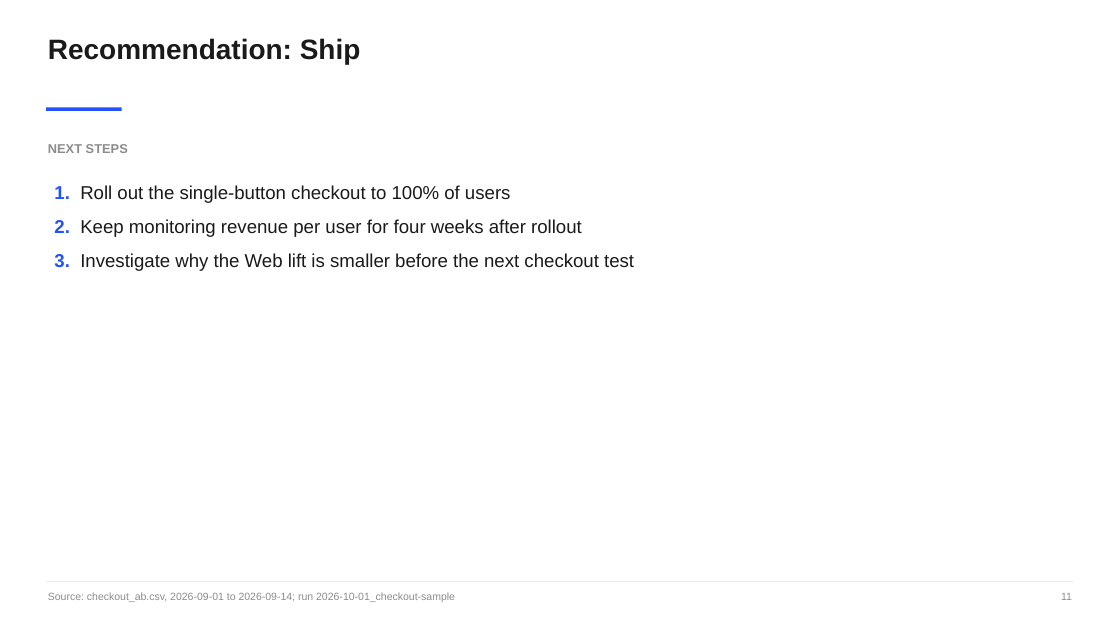
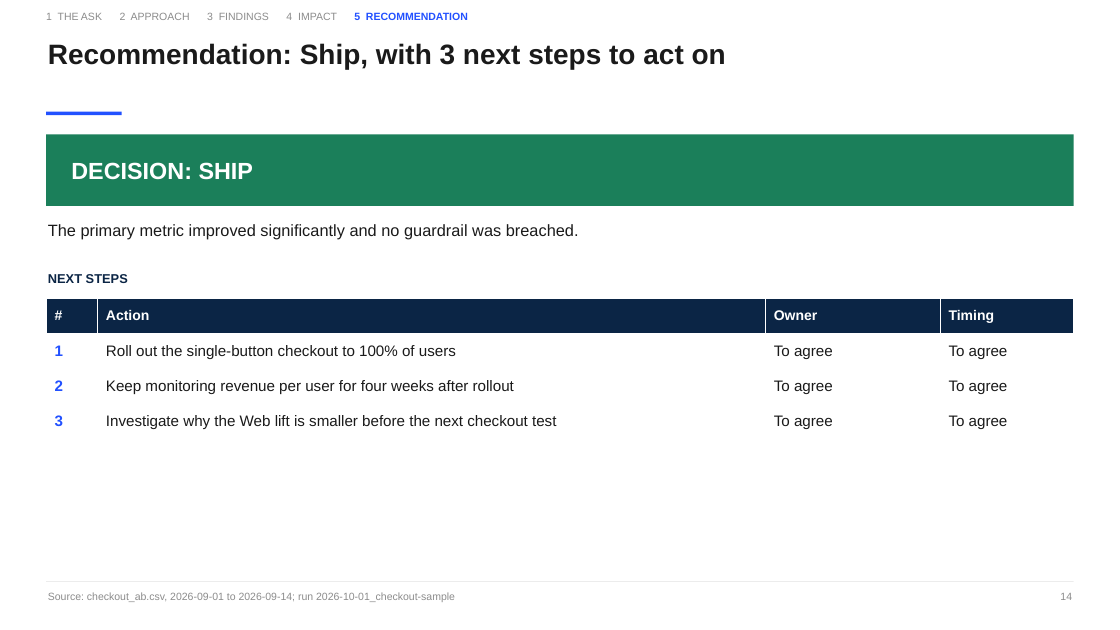
Before and after one commit to rohittiwari001/A-B-Testing-using-Claude-Code, a slide deck: slide 14 of docs/sample/sample_deck.pptx (slide 11 before the commit). Drawn at 1120x630 pixels with LibreOffice and Linux fonts; fonts in the diff are those of the drawing. Boxes give left, top, right and bottom in pixels: in the first picture for what was removed or moved away, otherwise in the second. Text is boxed around its words. In the diff, an @@ line names an element or a change of style, - is before the commit and + after.

```diff
--- a/docs/sample/sample_deck.pptx
+++ b/docs/sample/sample_deck.pptx
@@ text added at [46, 12, 468, 20], 9 pt, text #8C8C8C @@
+1 THE ASK 2 APPROACH 3 FINDINGS 4 IMPACT 5 RECOMMENDATION
@@ text at [48, 43, 726, 70]: text changed @@
-Recommendation: Ship
+Recommendation: Ship, with 3 next steps to act on
@@ rectangle: place and size @@
-rectangle at [46, 108, 122, 111]
+rectangle at [46, 112, 122, 115]
@@ rectangle added at [46, 134, 1074, 206], fill #1B7F5A, 20 pt, text #FFFFFF, bold @@
+DECISION: SHIP
@@ text removed at [54, 185, 634, 271] @@
-1. Roll out the single-button checkout to 100% of users
-2. Keep monitoring revenue per user for four weeks after rollout
-3. Investigate why the Web lift is smaller before the next checkout test
@@ text added at [48, 224, 579, 240], 14 pt, text #1A1A1A @@
+The primary metric improved significantly and no guardrail was breached.
@@ text "NEXT STEPS": place and size @@
-text "NEXT STEPS" at [48, 144, 128, 153]
+text "NEXT STEPS" at [48, 274, 128, 283]
@@ text "NEXT STEPS" at [48, 274, 128, 283]: text colour #8C8C8C to #0B2545 @@
@@ table added at [46, 298, 1074, 439], 4 rows, 4 columns @@
+# | Action | Owner | Timing
+1 | Roll out the single-button checkout to 100% of users | To agree | To agree
+2 | Keep monitoring revenue per user for four weeks after rollout | To agree | To agree
+3 | Investigate why the Web lift is smaller before the next checkout test | To agree | To agree
@@ text at [1060, 593, 1072, 600]: text changed @@
-11
+14
```
Also in this commit, not shown: 11 other slides changed, 4 slides added, 1 slide removed, 23 other files.
